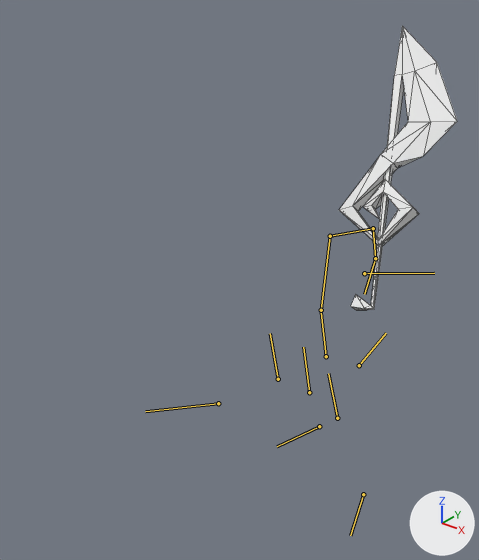
Two versions of the glTF model Project/Resources/Models/Player_WeakAttack1_3_W/Player_WeakAttack1_3_W.gltf, one commit apart.
Rendered twice from a camera (50 mm lens) standing at (4.66, -8.32, 8.35) and looking at (-1.39, -0.75, 3.66). The axes (+X, +Y, +Z) are drawn at lower right. The lights are the same throughout. Both versions are drawn at frame 20 of the action 'アーマチュアアクション'; the numbers are the values there. The bones that bend it are drawn over the model as lines. Mesh edges are drawn as thin lines.

In view in the first picture: 'Wepon'.
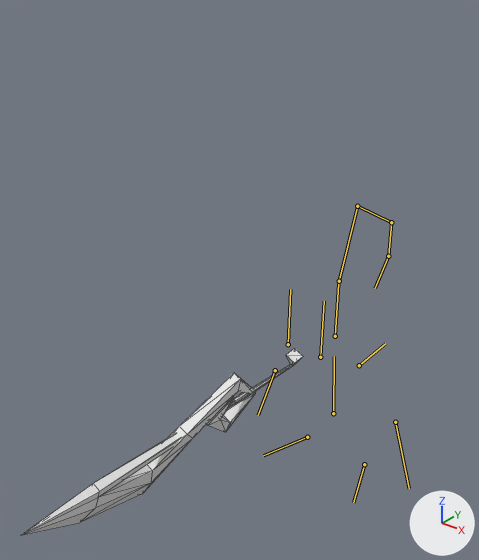
Boxes (x1, y1, x2, y2) around the edits, measured in the pictures (479 x 560 px):
'Wepon', posed (137% wider, 34% shorter): before (339, 26, 457, 310); after (22, 348, 303, 535)
bone 'ボーン', root to tip: before (359, 365) to (386, 333); after (359, 365) to (385, 343)
bone 'ボーン.002', root to tip: before (337, 418) to (328, 373); after (333, 413) to (334, 356)
bone 'ボーン.002.R', root to tip: before (364, 273) to (434, 273); after (275, 370) to (258, 415)

What the commit changed:
Bone 'ボーン' (bone_ボーン) turns from (14, 0, 0) to (0, 0, 0) degrees about its own x, y and z.
Bone 'ボーン.002' (bone_ボーン_002) turns from (0, -102, 0) to (0, 0, 0) degrees about its own x, y and z.
Bone 'ボーン.002.R' (bone_ボーン_002_r) moves from (0.93, -1.076, 0.8) to (0.0, 0.0, 0.0).
Bone 'ボーン.002.R' (bone_ボーン_002_r) turns from (-62, -4, -100) to (0, 0, 0) degrees about its own x, y and z.
